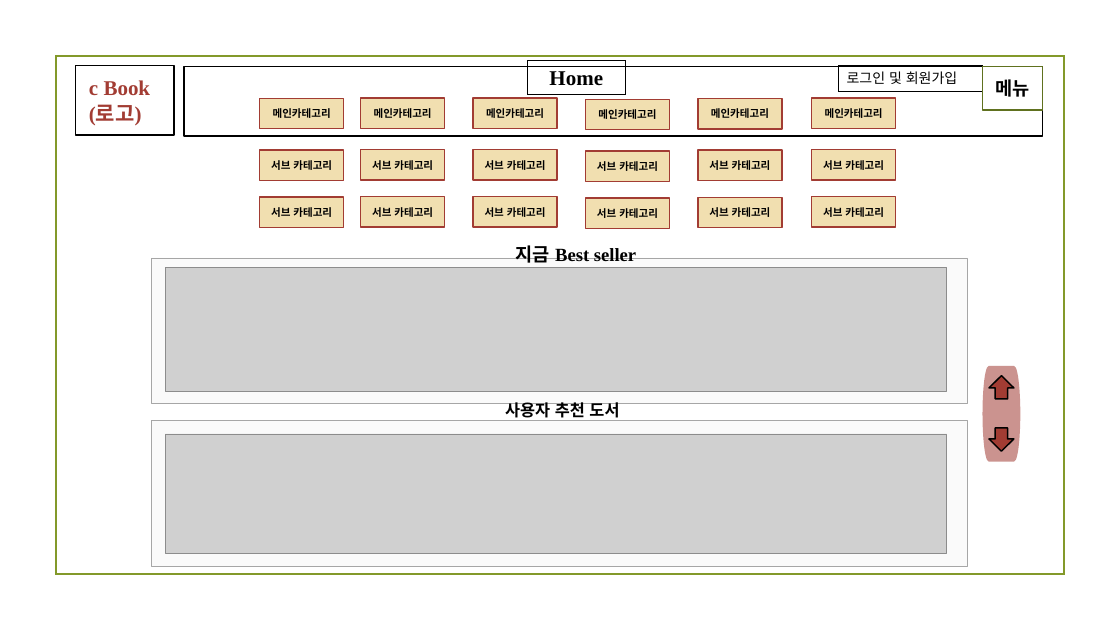
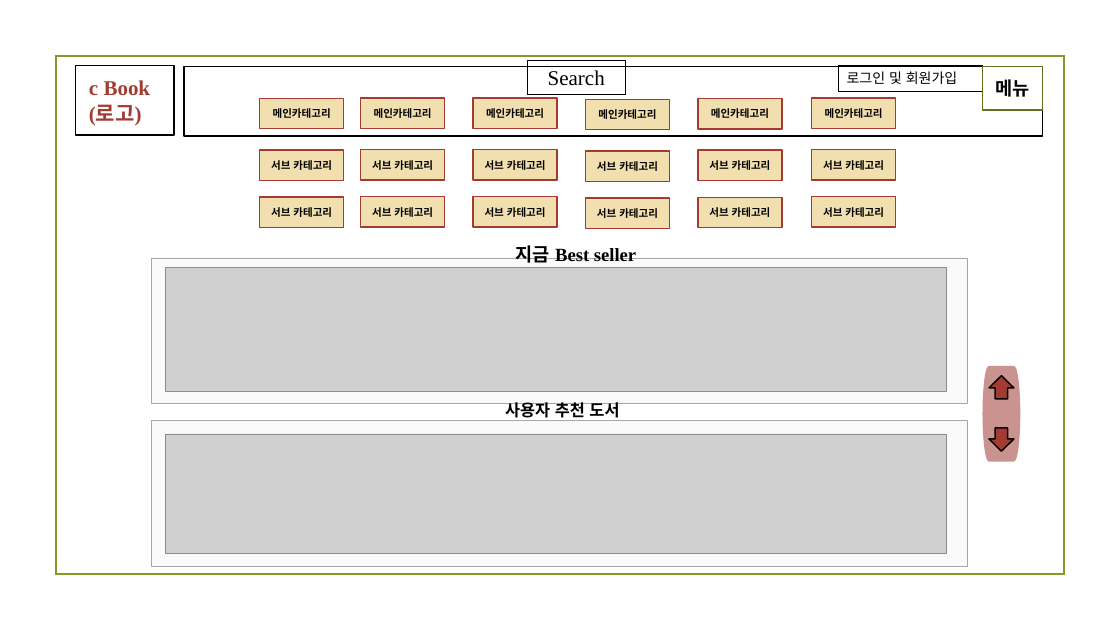
Before and after one commit to duddnr3618/front-end-project01, a slide deck: slide 14 of 22.최영욱Book.pptx. Drawn at 1120x630 pixels with LibreOffice and Linux fonts; fonts in the diff are those of the drawing; grey boxes stand for pictures; background and template pictures are left out. Boxes give left, top, right and bottom in pixels: in the first picture for what was removed or moved away, otherwise in the second. Text is boxed around its words. In the diff, an @@ line names an element or a change of style, - is before the commit and + after.

```diff
--- a/22.최영욱Book.pptx
+++ b/22.최영욱Book.pptx
@@ text in rectangle at (548,70,605,86): text changed; bold off @@
-Home
+Search
```
Also in this commit, not shown: 2 other slides changed, 1 other file.
